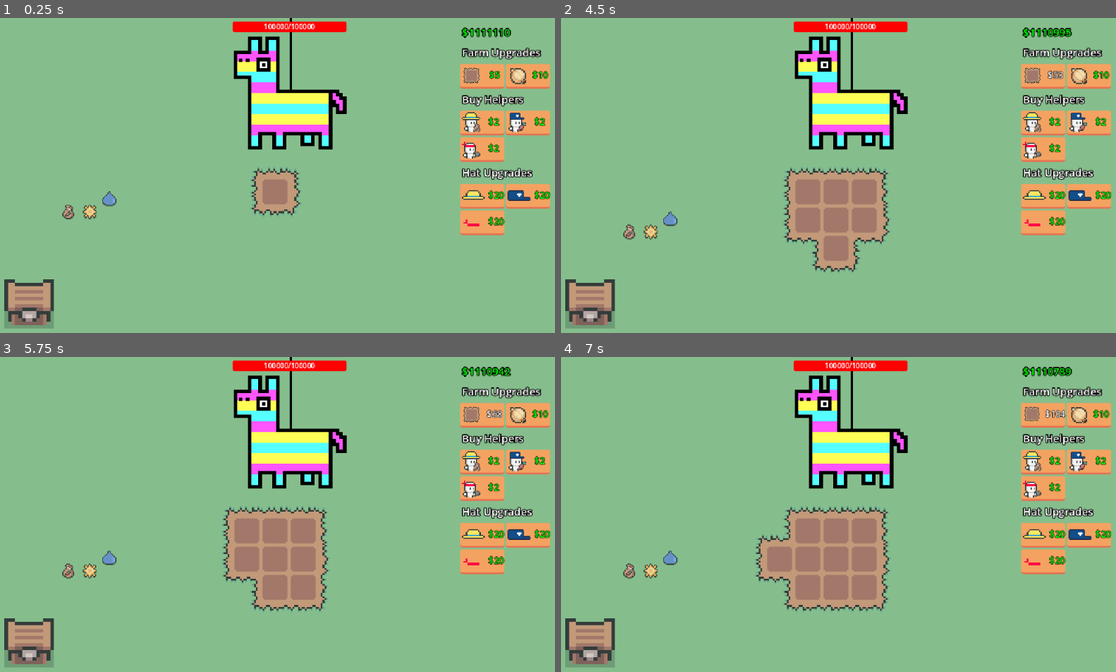
Above: before the commit, frames 1-4 (two rows, left to right).
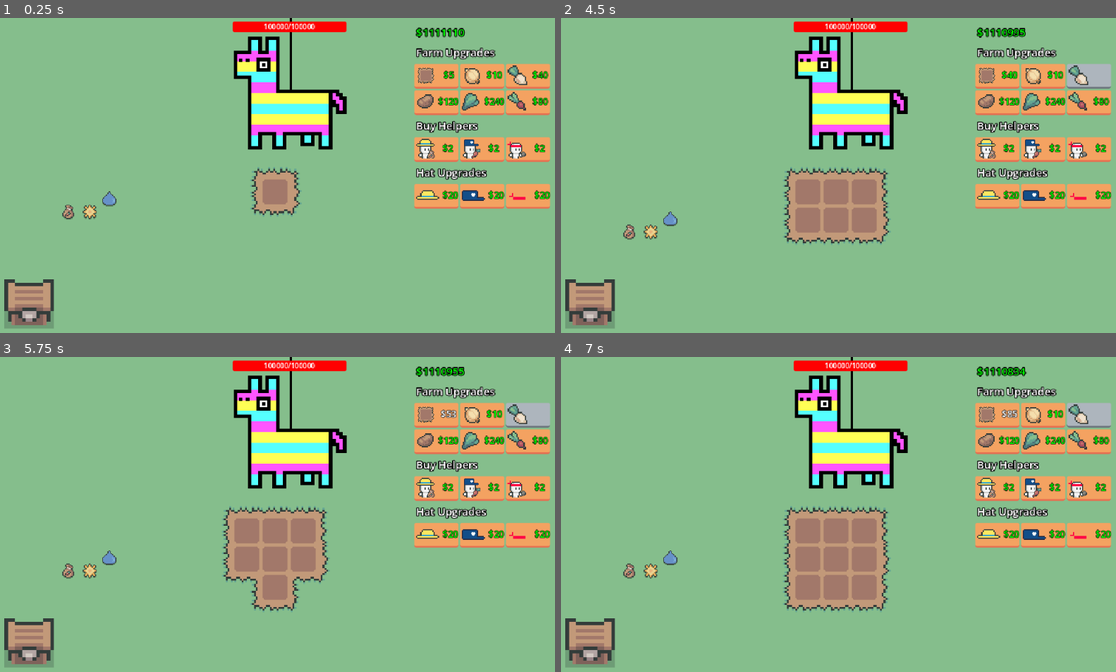
Above: after the commit, the same moments.

Repository: eric-marsh/farminata
Game: Godot game, scene res://scene/scene_switcher.tscn
The game is run twice, just before and just after one commit, with the same random seed, the same clock (stepped at 60 frames per second) and the same inputs. Sound files missing from this copy of the repository are replaced by a short silence.
Inputs:
- Up to frame 1 (0.25 s): no input
- Up to frame 2 (4.5 s): click "$5" at 0.5 s; click "$8" at 1.25 s; click "$13" at 2 s; click "$20" at 2.75 s; click "$29" at 3.5 s; click "$40" at 4.25 s
- Up to frame 3 (5.75 s): click "$53" (after the commit: "$40") at 5 s
- Up to frame 4 (7 s): click "$68" (after the commit: "$53") at 5.75 s; click "$85" (after the commit: "$68") at 6.5 s

The runs differ from the first frame. In frame 1, 8.4% of the frame differs, in the area x 74-100%, y 2-70%; in frame 2, 9.8%; in frame 3, 9.5%; in frame 4, 9.8%, in the area x 34-100%, y 2-75%.

Commit message:
add buttons for new crops

Diff:
--- a/scene/canvas_layer.tscn
+++ b/scene/canvas_layer.tscn
@@ -8,8 +8,12 @@
 [ext_resource type="Texture2D" uid="uid://bjcruqivyg4ue" path="res://img/ui/buy_seed_icon.png" id="3_hpb7r"]
 [ext_resource type="Texture2D" uid="uid://bnividkmflxb2" path="res://img/ui/buy_plot_icon.png" id="3_i30vn"]
 [ext_resource type="Texture2D" uid="uid://b3av6rfxcn5ss" path="res://img/helper/attack_hat.png" id="4_vqic1"]
+[ext_resource type="Texture2D" uid="uid://c2ahef2m8788m" path="res://img/plants/turnip/turnip.png" id="5_c7vqt"]
+[ext_resource type="Texture2D" uid="uid://dws8axkhmcx28" path="res://img/plants/potato/potato.png" id="6_5gad3"]
 [ext_resource type="Texture2D" uid="uid://bja3s1pdx3jmv" path="res://img/ui/buy_delivery_icon.png" id="6_c7vqt"]
 [ext_resource type="Texture2D" uid="uid://but6iese2yrbb" path="res://img/ui/buy_attack_icon.png" id="7_5gad3"]
+[ext_resource type="Texture2D" uid="uid://gn7l7amwfdhw" path="res://img/plants/kale/kale.png" id="7_espfs"]
+[ext_resource type="Texture2D" uid="uid://dl136yrrfffij" path="res://img/plants/radish/radish.png" id="8_5rgua"]
 
 [node name="CanvasLayer" type="CanvasLayer"]
 script = ExtResource("1_xp8f4")
@@ -36,16 +40,19 @@
 theme_override_constants/outline_size = 4
 text = "$0"
 
-[node name="FarmUpgradeLabel" type="Label" parent="MarginContainer/VBoxContainer"]
+[node name="FarmUpgrades" type="VBoxContainer" parent="MarginContainer/VBoxContainer"]
+layout_mode = 2
+
+[node name="FarmUpgradeLabel" type="Label" parent="MarginContainer/VBoxContainer/FarmUpgrades"]
 layout_mode = 2
 theme_override_constants/outline_size = 4
 theme_override_font_sizes/font_size = 12
 text = "Farm Upgrades"
 
-[node name="HBoxContainer" type="HBoxContainer" parent="MarginContainer/VBoxContainer"]
+[node name="HBoxContainer" type="HBoxContainer" parent="MarginContainer/VBoxContainer/FarmUpgrades"]
 layout_mode = 2
 
-[node name="PlotButton" type="Button" parent="MarginContainer/VBoxContainer/HBoxContainer"]
+[node name="PlotButton" type="Button" parent="MarginContainer/VBoxContainer/FarmUpgrades/HBoxContainer"]
 custom_minimum_size = Vector2(48, 24)
 layout_mode = 2
 theme = ExtResource("2_hpb7r")
@@ -53,7 +60,7 @@
 icon = ExtResource("3_i30vn")
 expand_icon = true
 
-[node name="OnionButton" type="Button" parent="MarginContainer/VBoxContainer/HBoxContainer"]
+[node name="OnionButton" type="Button" parent="MarginContainer/VBoxContainer/FarmUpgrades/HBoxContainer"]
 custom_minimum_size = Vector2(48, 24)
 layout_mode = 2
 theme = ExtResource("2_hpb7r")
@@ -61,16 +68,54 @@
 icon = ExtResource("2_r6mtg")
 expand_icon = true
 
-[node name="HelperUpgradeLabel" type="Label" parent="MarginContainer/VBoxContainer"]
+[node name="TurnipButton" type="Button" parent="MarginContainer/VBoxContainer/FarmUpgrades/HBoxContainer"]
+custom_minimum_size = Vector2(48, 24)
+layout_mode = 2
+theme = ExtResource("2_hpb7r")
+text = "$24"
+icon = ExtResource("5_c7vqt")
+expand_icon = true
+
+[node name="HBoxContainer2" type="HBoxContainer" parent="MarginContainer/VBoxContainer/FarmUpgrades"]
+layout_mode = 2
+
+[node name="PotatoButton" type="Button" parent="MarginContainer/VBoxContainer/FarmUpgrades/HBoxContainer2"]
+custom_minimum_size = Vector2(48, 24)
+layout_mode = 2
+theme = ExtResource("2_hpb7r")
+text = "$24"
+icon = ExtResource("6_5gad3")
+expand_icon = true
+
+[node name="KaleButton" type="Button" parent="MarginContainer/VBoxContainer/FarmUpgrades/HBoxContainer2"]
+custom_minimum_size = Vector2(48, 24)
+layout_mode = 2
+theme = ExtResource("2_hpb7r")
+text = "$24"
+icon = ExtResource("7_espfs")
+expand_icon = true
+
+[node name="RadishButton" type="Button" parent="MarginContainer/VBoxContainer/FarmUpgrades/HBoxContainer2"]
+custom_minimum_size = Vector2(48, 24)
+layout_mode = 2
+theme = ExtResource("2_hpb7r")
+text = "$24"
+icon = ExtResource("8_5rgua")
+expand_icon = true
+
+[node name="HelperUpgrades" type="VBoxContainer" parent="MarginContainer/VBoxContainer"]
+layout_mode = 2
+
+[node name="HelperUpgradeLabel" type="Label" parent="MarginContainer/VBoxContainer/HelperUpgrades"]
 layout_mode = 2
 theme_override_constants/outline_size = 4
 theme_override_font_sizes/font_size = 12
 text = "Buy Helpers"
 
-[node name="HBoxContainer2" type="HBoxContainer" parent="MarginContainer/VBoxContainer"]
+[node name="HBoxContainer" type="HBoxContainer" parent="MarginContainer/VBoxContainer/HelperUpgrades"]
 layout_mode = 2
 
-[node name="AddFarmerHelper" type="Button" parent="MarginContainer/VBoxContainer/HBoxContainer2"]
+[node name="AddFarmerHelper" type="Button" parent="MarginContainer/VBoxContainer/HelperUpgrades/HBoxContainer"]
 custom_minimum_size = Vector2(48, 24)
 layout_mode = 2
 theme = ExtResource("2_hpb7r")
@@ -79,7 +124,7 @@
 icon = ExtResource("3_hpb7r")
 expand_icon = true
 
-[node name="AddPluckHelperButton" type="Button" parent="MarginContainer/VBoxContainer/HBoxContainer2"]
+[node name="AddPluckHelperButton" type="Button" parent="MarginContainer/VBoxContainer/HelperUpgrades/HBoxContainer"]
 custom_minimum_size = Vector2(48, 24)
 layout_mode = 2
 theme = ExtResource("2_hpb7r")
@@ -87,11 +132,7 @@
 icon = ExtResource("6_c7vqt")
 expand_icon = true
 
-[node name="HBoxContainer3" type="HBoxContainer" parent="MarginContainer/VBoxContainer"]
-layout_mode = 2
-theme = ExtResource("2_hpb7r")
-
-[node name="AddAttackHelperButton" type="Button" parent="MarginContainer/VBoxContainer/HBoxContainer3"]
+[node name="AddAttackHelperButton" type="Button" parent="MarginContainer/VBoxContainer/HelperUpgrades/HBoxContainer"]
 custom_minimum_size = Vector2(48, 24)
 layout_mode = 2
 theme = ExtResource("2_hpb7r")
@@ -99,16 +140,19 @@
 icon = ExtResource("7_5gad3")
 expand_icon = true
 
-[node name="HatUpgradeLabel" type="Label" parent="MarginContainer/VBoxContainer"]
+[node name="HatUpgrades" type="VBoxContainer" parent="MarginContainer/VBoxContainer"]
+layout_mode = 2
+
+[node name="HatUpgradeLabel" type="Label" parent="MarginContainer/VBoxContainer/HatUpgrades"]
 layout_mode = 2
 theme_override_constants/outline_size = 4
 theme_override_font_sizes/font_size = 12
 text = "Hat Upgrades"
 
-[node name="HBoxContainer4" type="HBoxContainer" parent="MarginContainer/VBoxContainer"]
+[node name="HBoxContainer" type="HBoxContainer" parent="MarginContainer/VBoxContainer/HatUpgrades"]
 layout_mode = 2
 
-[node name="AddFarmerHatButton" type="Button" parent="MarginContainer/VBoxContainer/HBoxContainer4"]
+[node name="AddFarmerHatButton" type="Button" parent="MarginContainer/VBoxContainer/HatUpgrades/HBoxContainer"]
 custom_minimum_size = Vector2(48, 24)
 layout_mode = 2
 theme = ExtResource("2_hpb7r")
@@ -116,7 +160,7 @@
 icon = ExtResource("2_oc3i3")
 expand_icon = true
 
-[node name="AddDeliveryHatButton" type="Button" parent="MarginContainer/VBoxContainer/HBoxContainer4"]
+[node name="AddDeliveryHatButton" type="Button" parent="MarginContainer/VBoxContainer/HatUpgrades/HBoxContainer"]
 custom_minimum_size = Vector2(48, 24)
 layout_mode = 2
 theme = ExtResource("2_hpb7r")
@@ -124,10 +168,7 @@
 icon = ExtResource("3_f60wf")
 expand_icon = true
 
-[node name="HBoxContainer5" type="HBoxContainer" parent="MarginContainer/VBoxContainer"]
-layout_mode = 2
-
-[node name="AddAttackHatButton" type="Button" parent="MarginContainer/VBoxContainer/HBoxContainer5"]
+[node name="AddAttackHatButton" type="Button" parent="MarginContainer/VBoxContainer/HatUpgrades/HBoxContainer"]
 custom_minimum_size = Vector2(48, 24)
 layout_mode = 2
 theme = ExtResource("2_hpb7r")
@@ -135,11 +176,15 @@
 icon = ExtResource("4_vqic1")
 expand_icon = true
 
-[connection signal="pressed" from="MarginContainer/VBoxContainer/HBoxContainer/PlotButton" to="." method="_on_plot_button_pressed"]
-[connection signal="pressed" from="MarginContainer/VBoxContainer/HBoxContainer/OnionButton" to="." method="_on_onion_button_pressed"]
-[connection signal="pressed" from="MarginContainer/VBoxContainer/HBoxContainer2/AddFarmerHelper" to="." method="_on_add_farmer_helper_pressed"]
-[connection signal="pressed" from="MarginContainer/VBoxContainer/HBoxContainer2/AddPluckHelperButton" to="." method="_on_add_pluck_helper_button_pressed"]
-[connection signal="pressed" from="MarginContainer/VBoxContainer/HBoxContainer3/AddAttackHelperButton" to="." method="_on_add_attack_helper_button_pressed"]
-[connection signal="pressed" from="MarginContainer/VBoxContainer/HBoxContainer4/AddFarmerHatButton" to="." method="_on_farmer_hat_button_pressed"]
-[connection signal="pressed" from="MarginContainer/VBoxContainer/HBoxContainer4/AddDeliveryHatButton" to="." method="_on_delivery_hat_button_pressed"]
-[connection signal="pressed" from="MarginContainer/VBoxContainer/HBoxContainer5/AddAttackHatButton" to="." method="_on_attack_hat_button_pressed"]
+[connection signal="pressed" from="MarginContainer/VBoxContainer/FarmUpgrades/HBoxContainer/PlotButton" to="." method="_on_plot_button_pressed"]
+[connection signal="pressed" from="MarginContainer/VBoxContainer/FarmUpgrades/HBoxContainer/OnionButton" to="." method="_on_onion_button_pressed"]
+[connection signal="pressed" from="MarginContainer/VBoxContainer/FarmUpgrades/HBoxContainer/TurnipButton" to="." method="_on_turnip_button_pressed"]
+[connection signal="pressed" from="MarginContainer/VBoxContainer/FarmUpgrades/HBoxContainer2/PotatoButton" to="." method="_on_potato_button_pressed"]
+[connection signal="pressed" from="MarginContainer/VBoxContainer/FarmUpgrades/HBoxContainer2/KaleButton" to="." method="_on_kale_button_pressed"]
+[connection signal="pressed" from="MarginContainer/VBoxContainer/FarmUpgrades/HBoxContainer2/RadishButton" to="." method="_on_radish_button_pressed"]
+[connection signal="pressed" from="MarginContainer/VBoxContainer/HelperUpgrades/HBoxContainer/AddFarmerHelper" to="." method="_on_add_farmer_helper_pressed"]
+[connection signal="pressed" from="MarginContainer/VBoxContainer/HelperUpgrades/HBoxContainer/AddPluckHelperButton" to="." method="_on_add_pluck_helper_button_pressed"]
+[connection signal="pressed" from="MarginContainer/VBoxContainer/HelperUpgrades/HBoxContainer/AddAttackHelperButton" to="." method="_on_add_attack_helper_button_pressed"]
+[connection signal="pressed" from="MarginContainer/VBoxContainer/HatUpgrades/HBoxContainer/AddFarmerHatButton" to="." method="_on_farmer_hat_button_pressed"]
+[connection signal="pressed" from="MarginContainer/VBoxContainer/HatUpgrades/HBoxContainer/AddDeliveryHatButton" to="." method="_on_delivery_hat_button_pressed"]
+[connection signal="pressed" from="MarginContainer/VBoxContainer/HatUpgrades/HBoxContainer/AddAttackHatButton" to="." method="_on_attack_hat_button_pressed"]
--- a/script/canvas_layer.gd
+++ b/script/canvas_layer.gd
@@ -1,19 +1,23 @@
 extends CanvasLayer
 class_name canvas_layer
 
-@onready var plot_button = $MarginContainer/VBoxContainer/HBoxContainer/PlotButton
-@onready var onion_button = $MarginContainer/VBoxContainer/HBoxContainer/OnionButton
+@onready var money_label: Label = $MarginContainer/VBoxContainer/MoneyLabel
 
-@onready var add_farmer_helper: Button = $MarginContainer/VBoxContainer/HBoxContainer2/AddFarmerHelper
-@onready var add_pluck_helper_button: Button = $MarginContainer/VBoxContainer/HBoxContainer2/AddPluckHelperButton
-@onready var add_attack_helper_button: Button = $MarginContainer/VBoxContainer/HBoxContainer3/AddAttackHelperButton
+@onready var plot_button: Button = $MarginContainer/VBoxContainer/FarmUpgrades/HBoxContainer/PlotButton
+@onready var onion_button: Button = $MarginContainer/VBoxContainer/FarmUpgrades/HBoxContainer/OnionButton
+@onready var turnip_button: Button = $MarginContainer/VBoxContainer/FarmUpgrades/HBoxContainer/TurnipButton
+@onready var potato_button: Button = $MarginContainer/VBoxContainer/FarmUpgrades/HBoxContainer2/PotatoButton
+@onready var kale_button: Button = $MarginContainer/VBoxContainer/FarmUpgrades/HBoxContainer2/KaleButton
+@onready var radish_button: Button = $MarginContainer/VBoxContainer/FarmUpgrades/HBoxContainer2/RadishButton
 
-@onready var add_farmer_hat_button: Button = $MarginContainer/VBoxContainer/HBoxContainer4/AddFarmerHatButton
-@onready var add_delivery_hat_button: Button = $MarginContainer/VBoxContainer/HBoxContainer4/AddDeliveryHatButton
-@onready var add_attack_hat_button: Button = $MarginContainer/VBoxContainer/HBoxContainer5/AddAttackHatButton
+@onready var add_farmer_helper: Button = $MarginContainer/VBoxContainer/HelperUpgrades/HBoxContainer/AddFarmerHelper
+@onready var add_pluck_helper_button: Button = $MarginContainer/VBoxContainer/HelperUpgrades/HBoxContainer/AddPluckHelperButton
+@onready var add_attack_helper_button: Button = $MarginContainer/VBoxContainer/HelperUpgrades/HBoxContainer/AddAttackHelperButton
 
+@onready var add_farmer_hat_button: Button = $MarginContainer/VBoxContainer/HatUpgrades/HBoxContainer/AddFarmerHatButton
+@onready var add_delivery_hat_button: Button = $MarginContainer/VBoxContainer/HatUpgrades/HBoxContainer/AddDeliveryHatButton
+@onready var add_attack_hat_button: Button = $MarginContainer/VBoxContainer/HatUpgrades/HBoxContainer/AddAttackHatButton
 
-@onready var money_label = $MarginContainer/VBoxContainer/MoneyLabel
 
 
 
@@ -28,7 +32,6 @@
 	if !Globals.Main:
 		return
 	var money: int = State.money
-
 	money_label.text = "$" + str(money)
 
 	var helper_data = [
@@ -41,17 +44,22 @@
 		var price = Prices.get_upgrade_price(data.type)
 		data.node.text = "$" + str(price)
 		data.node.disabled = price > money
-
 		var plot_price = Prices.get_upgrade_price(Enum.Upgrade_Type.AddPlot)
 		plot_button.text = "$" + str(plot_price)
 		plot_button.disabled = plot_price > money
 
-	if State.unlocked_slot_outputs.has(Enum.Drop_Type.Onion_Seed):
-		onion_button.visible = false
-	else:
-		var onion_price = Prices.get_upgrade_price(Enum.Upgrade_Type.UnlockOnion)
-		onion_button.text = "$" + str(onion_price)
-		onion_button.disabled = onion_price > money
+	var seed_upgrades: Array = [
+		{"seed": Enum.Drop_Type.Onion_Seed, "upgrade_type": Enum.Upgrade_Type.UnlockOnion, "button": onion_button },
+		{"seed": Enum.Drop_Type.Turnip_Seed, "upgrade_type": Enum.Upgrade_Type.UnlockTurnip, "button": turnip_button },
+		{"seed": Enum.Drop_Type.Potato_Seed, "upgrade_type": Enum.Upgrade_Type.UnlockPotato, "button": potato_button },
+		{"seed": Enum.Drop_Type.Kale_Seed, "upgrade_type": Enum.Upgrade_Type.UnlockKale, "button": kale_button },
+		{"seed": Enum.Drop_Type.Radish_Seed, "upgrade_type": Enum.Upgrade_Type.UnlockRadish, "button": radish_button },
+	]
+
+	for seed in seed_upgrades:
+		var price = Prices.get_upgrade_price(seed["upgrade_type"])
+		seed["button"].text = "$" + str(price) if !State.unlocked_slot_outputs.has(seed["seed"]) else ""
+		seed["button"].disabled = price > money or State.unlocked_slot_outputs.has(seed["seed"])
 
 	# update hat buttons
 	var hat_price = Prices.get_upgrade_price(Enum.Upgrade_Type.AddHat)
@@ -77,11 +85,6 @@
 	$"../PlotContainer/PlotGrid".add_plot() # TODO: If there is multiple plots, do this in a better way
 	update_money_counter()
 
-
-func _on_onion_button_pressed():
-	State.unlocked_slot_outputs.push_back(Enum.Drop_Type.Onion_Seed)
-	Globals.PiniataNode.unlock_drop_type(Enum.Drop_Type.Onion_Seed)
-	onion_button.visible = false
 
 
 func add_helper_button_pressed(upgrade_type: Enum.Upgrade_Type, helper_type: Enum.Helper_Type) -> void:
@@ -127,3 +130,28 @@
 	Globals.Main.change_money(-hat_price)
 	var d = DropUtil.spawn_droppable(Enum.Drop_Type.Attack_Hat, spawn_hat_pos + Util.random_offset(32), Vector2.ZERO, Vector2.ZERO)
 	update_money_counter()
+
+func unlock_seed(seed: Enum.Drop_Type) -> void:
+	State.unlocked_slot_outputs.push_back(seed)
+	Globals.PiniataNode.unlock_drop_type(seed)
+	update_money_counter()
+
+func _on_onion_button_pressed():
+	Globals.Main.change_money(-Prices.get_upgrade_price(Enum.Upgrade_Type.UnlockOnion))
+	unlock_seed(Enum.Drop_Type.Onion_Seed)
+
+func _on_turnip_button_pressed() -> void:
+	Globals.Main.change_money(-Prices.get_upgrade_price(Enum.Upgrade_Type.UnlockTurnip))
+	unlock_seed(Enum.Drop_Type.Turnip_Seed)
+
+func _on_potato_button_pressed() -> void:
+	Globals.Main.change_money(-Prices.get_upgrade_price(Enum.Upgrade_Type.UnlockPotato))
+	unlock_seed(Enum.Drop_Type.Potato_Seed)
+
+func _on_kale_button_pressed() -> void:
+	Globals.Main.change_money(-Prices.get_upgrade_price(Enum.Upgrade_Type.UnlockKale))
+	unlock_seed(Enum.Drop_Type.Kale_Seed)
+
+func _on_radish_button_pressed() -> void:
+	Globals.Main.change_money(-Prices.get_upgrade_price(Enum.Upgrade_Type.UnlockRadish))
+	unlock_seed(Enum.Drop_Type.Radish_Seed)
--- a/script/prices.gd
+++ b/script/prices.gd
@@ -29,5 +29,15 @@
 			return max(2, State.num_attack_helpers * State.num_attack_helpers * 4)
 		Enum.Upgrade_Type.UnlockOnion:
 			return 10
+		Enum.Upgrade_Type.UnlockTurnip:
+			return 40
+		Enum.Upgrade_Type.UnlockRadish:
+			return 80
+		Enum.Upgrade_Type.UnlockPotato:
+			return 120
+		Enum.Upgrade_Type.UnlockKale:
+			return 240
+		Enum.Upgrade_Type.UnlockRadish:
+			return 480
 		Enum.Upgrade_Type.AddHat:
 			return 20
--- a/script/state.gd
+++ b/script/state.gd
@@ -9,7 +9,7 @@
 var num_attack_helpers:int = 0
 
 
-var unlocked_slot_outputs: Array[Enum.Drop_Type] = [Enum.Drop_Type.Radish_Seed ]
+var unlocked_slot_outputs: Array[Enum.Drop_Type] = []
 
 var max_piniata_hp:float = 100000
 var piniata_hp:float = max_piniata_hp
Not shown: 1 places in scene/canvas_layer.tscn that only renumber resources
